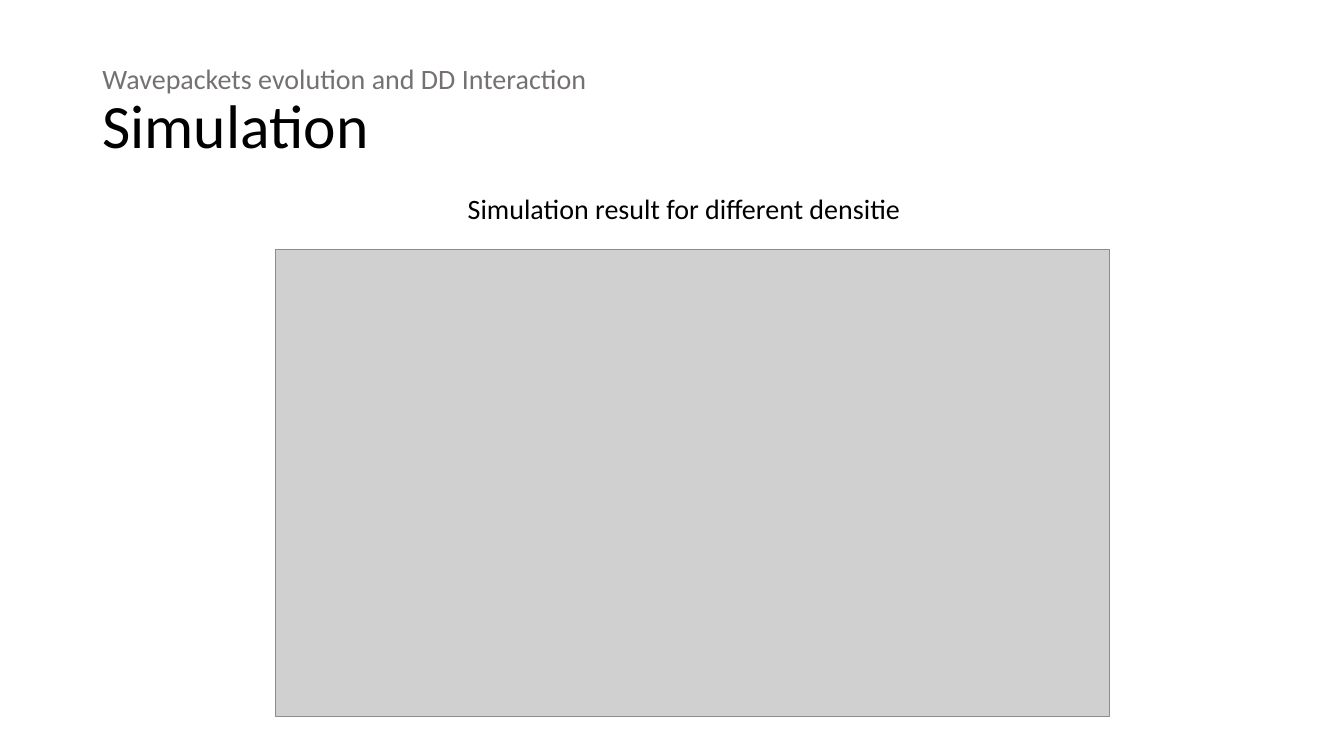
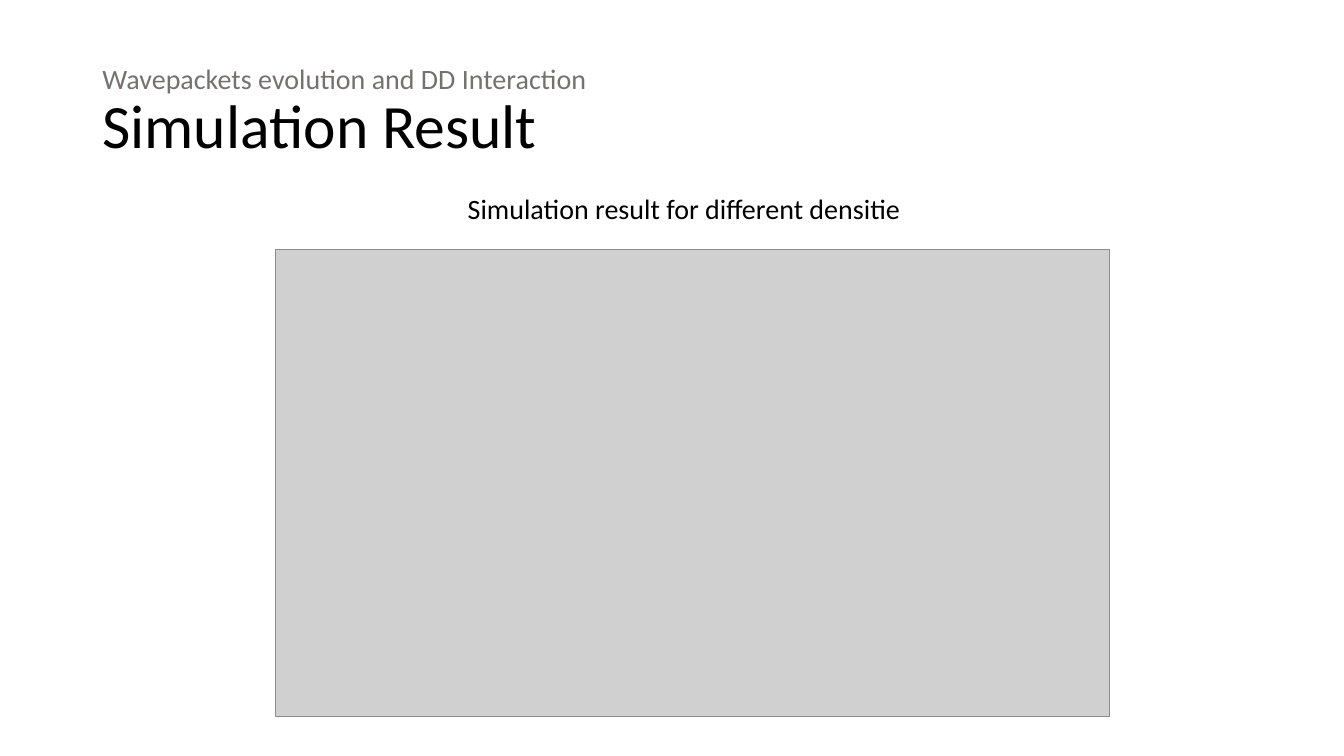
Before and after one commit to 545zhou/PHD-thesis, a slide deck: slide 31 of Presentation1.pptx. Drawn at 1344x756 pixels with LibreOffice and Linux fonts; fonts in the diff are those of the drawing; grey boxes stand for pictures. Boxes give left, top, right and bottom in pixels: in the first picture for what was removed or moved away, otherwise in the second. Text is boxed around its words. In the diff, an @@ line names an element or a change of style, - is before the commit and + after.

```diff
--- a/Presentation1.pptx
+++ b/Presentation1.pptx
@@ title at (x1=102, y1=69, x2=586, y2=149): text changed @@
-Wavepackets evolution and DD Interaction
-Simulation
+Wavepackets evolution and DD Interaction
+Simulation Result
```
Also in this commit, not shown: 1 other slide changed, 9 slides added, 1 slide removed.
